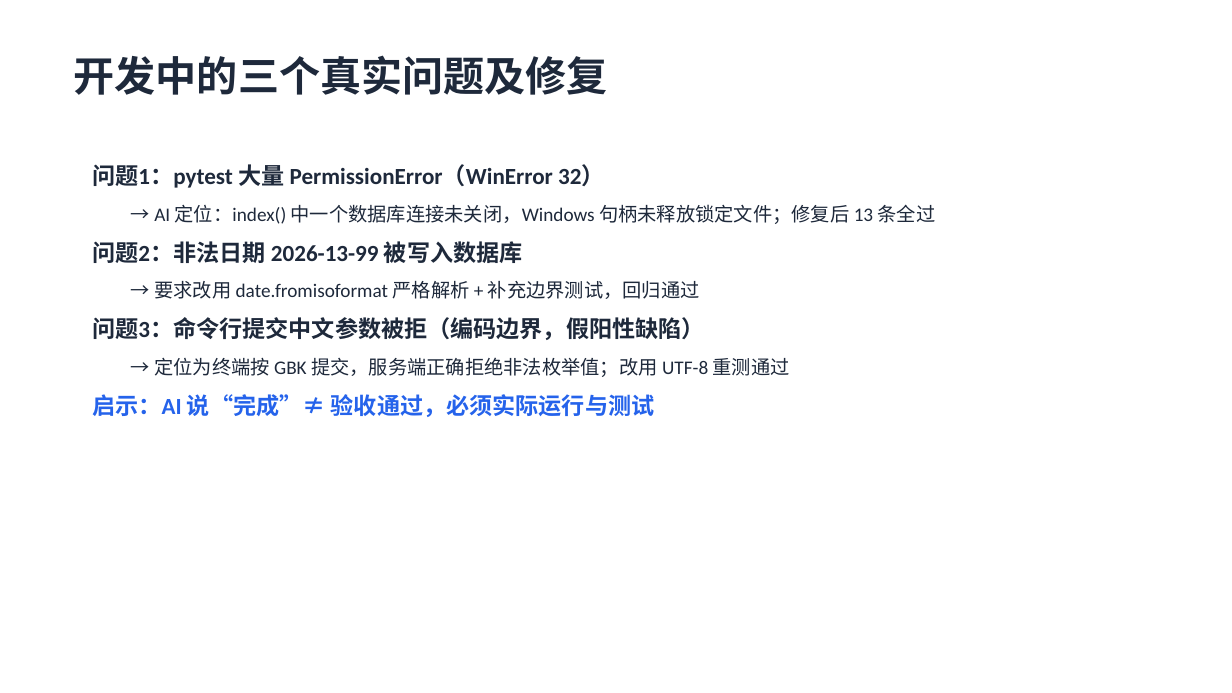
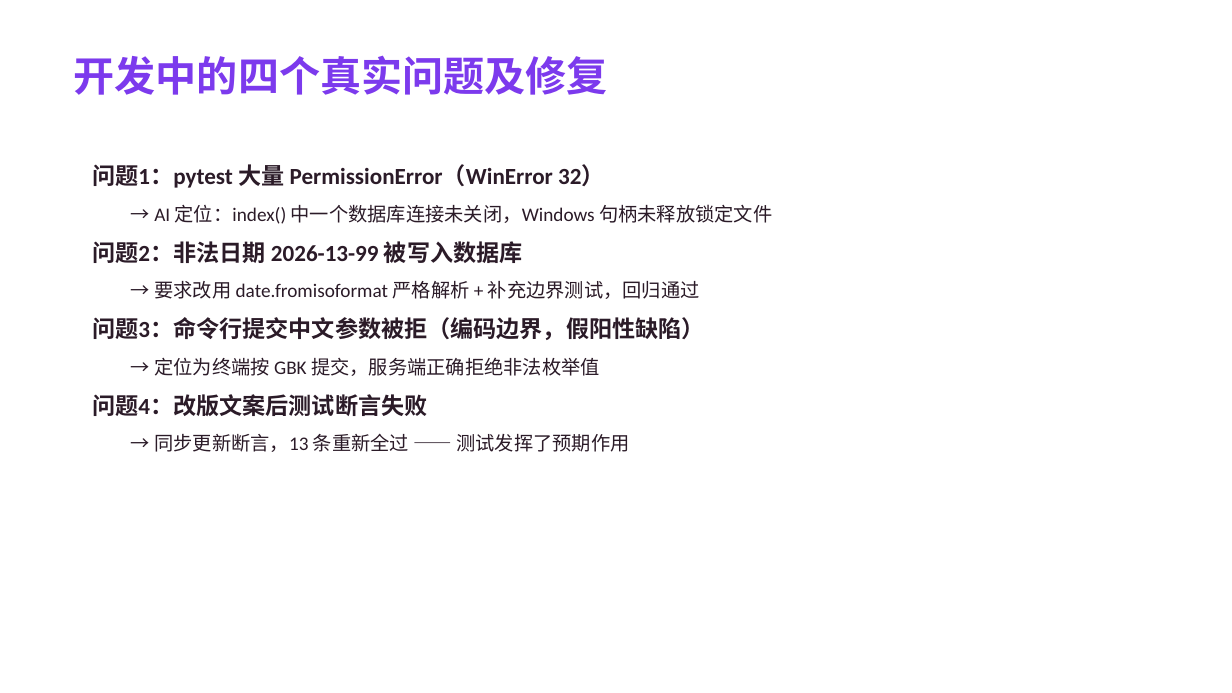
Before and after one commit to cql123-love/study-task, a slide deck: slide 5 of docs/实验一演示PPT.pptx. Drawn at 1232x693 pixels with LibreOffice and Linux fonts; fonts in the diff are those of the drawing. Boxes give left, top, right and bottom in pixels: in the first picture for what was removed or moved away, otherwise in the second. Text is boxed around its words. In the diff, an @@ line names an element or a change of style, - is before the commit and + after.

Commit message:
feat: 界面品牌化改版——CQL's World 粉色主题
- 品牌名改为 CQL's World（项目代号 StudyTask 保留），粉紫渐变视觉体系
- 首页新增渐变 Hero 欢迎横幅，统计卡片加顶部渐变描边与渐变数字
- 全局圆角体系 16px 卡片 + 999px 胶囊按钮，表单聚焦粉色光晕
- 空状态/详情/删除页文案品牌化（🌸 / ✦ / 💔）
- 同步更新 README、验收表、作业提交说明、实验报告、演示PPT
- AI_DEV_LOG 记录问题4（改版文案引发测试断言失败→同步断言后13条全过）

```diff
--- a/docs/实验一演示PPT.pptx
+++ b/docs/实验一演示PPT.pptx
@@ text at [74, 55, 608, 95]: text changed; text colour #1E293B to #7C3AED @@
-开发中的三个真实问题及修复
+开发中的四个真实问题及修复
@@ text at [92, 164, 704, 340]: text colour #1E293B to #2B1B28 in "问题1：pytest 大量 PermissionError（WinError 32）", "问题2：非法日期 2026-13-99 被写入数据库", "→ 要求改用 date.fromisoformat 严格解析 + 补充边界测试，回归通过", "问题3：命令行提交中文参数被拒（编码边界，假阳性缺陷）" @@
@@ text at [154, 204, 772, 224]: text changed; text colour #1E293B to #2B1B28 @@
-→ AI 定位：index() 中一个数据库连接未关闭，Windows 句柄未释放锁定文件；修复后 13 条全过
+→ AI 定位：index() 中一个数据库连接未关闭，Windows 句柄未释放锁定文件
@@ text at [92, 357, 629, 452]: text changed; text colour #1E293B to #2B1B28 @@
-→ 定位为终端按 GBK 提交，服务端正确拒绝非法枚举值；改用 UTF-8 重测通过
-启示：AI 说“完成”≠ 验收通过，必须实际运行与测试
+→ 定位为终端按 GBK 提交，服务端正确拒绝非法枚举值
+问题4：改版文案后测试断言失败
+→ 同步更新断言，13 条重新全过 —— 测试发挥了预期作用
```
Also in this commit, not shown: 6 other slides changed, 12 other files.
